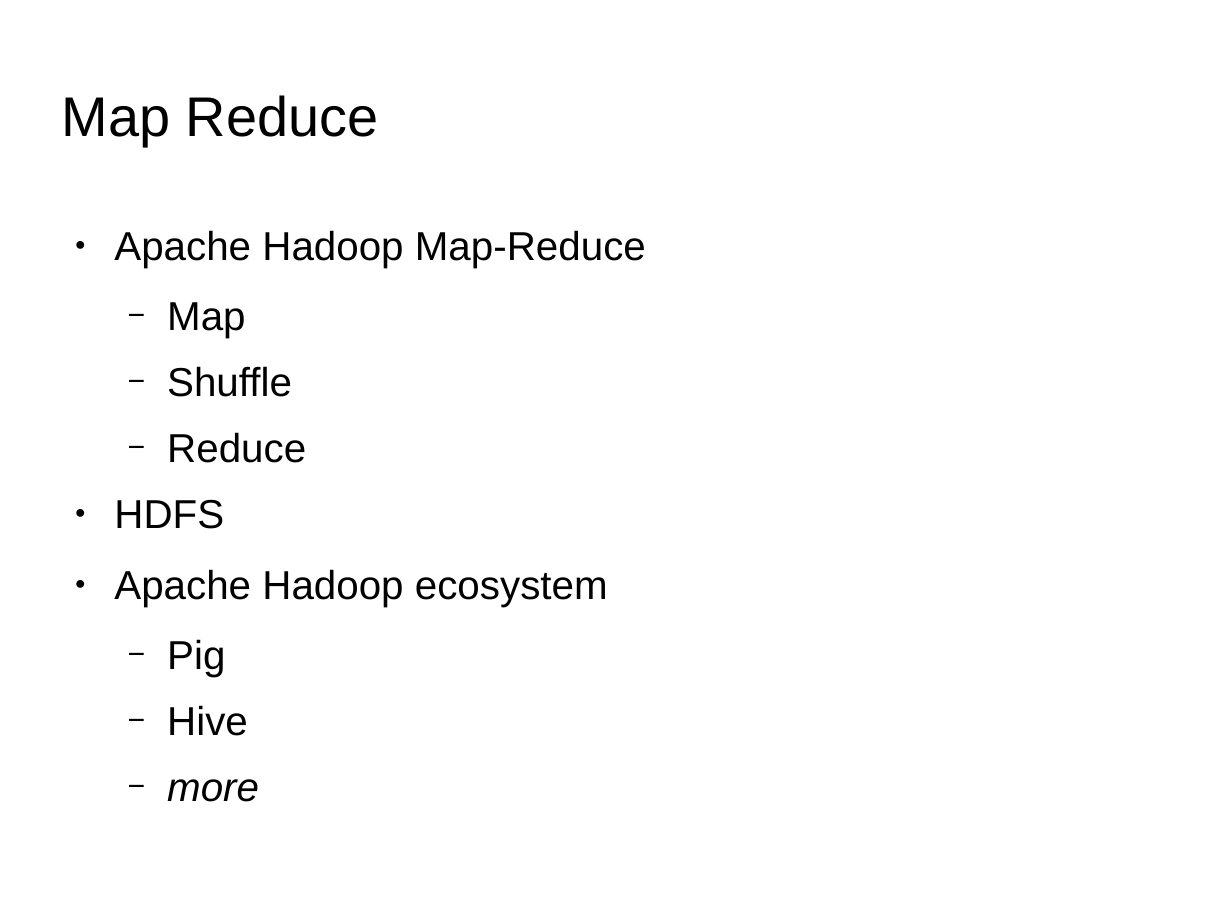
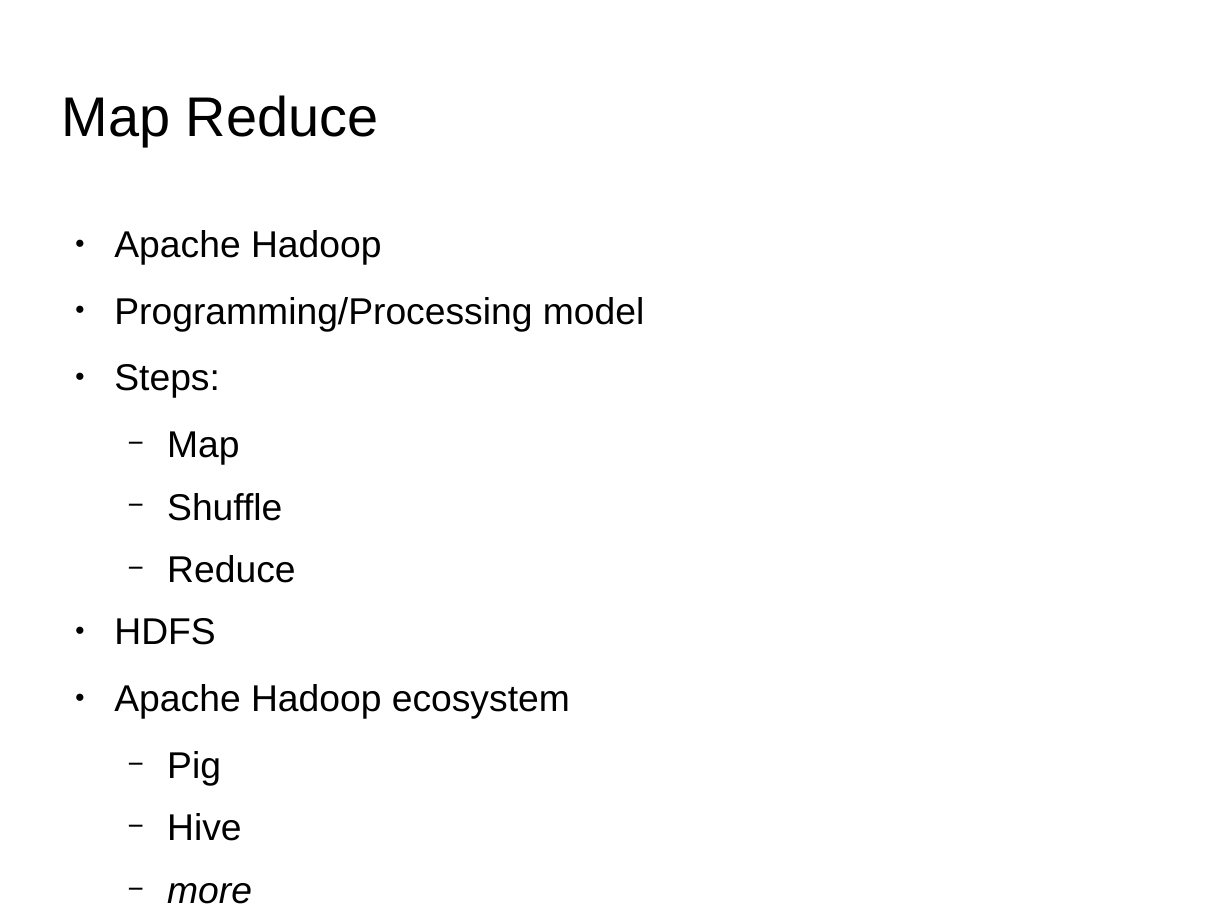
Before and after one commit to qiozas/Documents, a slide deck: slide 14 of fosscomm-2016/Big Data Streaming - FOSSCOMM 2016.odp (slide 13 before the commit). Drawn at 1232x924 pixels with LibreOffice and Linux fonts; fonts in the diff are those of the drawing; background and template pictures are left out. Boxes give left, top, right and bottom in pixels: in the first picture for what was removed or moved away, otherwise in the second. Text is boxed around its words. In the diff, an @@ line names an element or a change of style, - is before the commit and + after.

```diff
--- a/fosscomm-2016/Big Data Streaming - FOSSCOMM 2016.odp
+++ b/fosscomm-2016/Big Data Streaming - FOSSCOMM 2016.odp
@@ text at (114, 230, 644, 398): text changed; size 26 to 24.1 pt @@
-● Apache Hadoop Map-Reduce
+● Apache Hadoop
+● Programming/Processing model
+● Steps:
@@ text at (114, 431, 570, 841): size 26 to 24.1 pt in "Map", "Shuffle", "Reduce", "HDFS" and 4 more places @@
```
Also in this commit, not shown: 10 other slides changed, 1 slide added.
